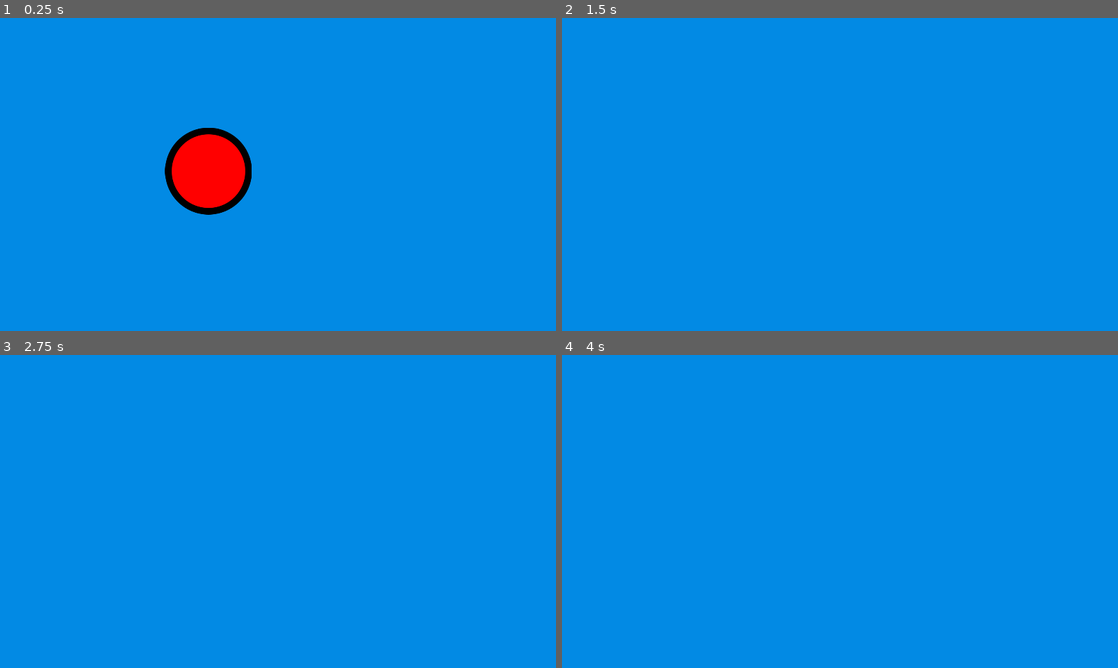
Above: before the commit, frames 1-4 (two rows, left to right).
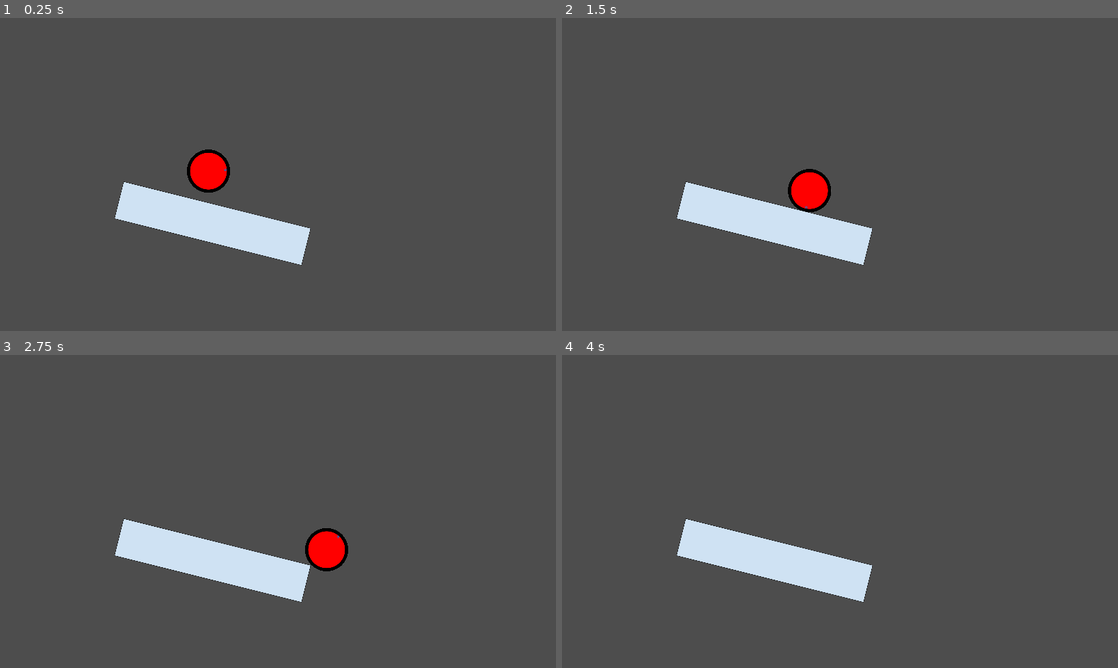
Above: after the commit, the same moments.

Repository: ParkerFunnyman/change
Game: Godot game, scene res://art/node_2d.tscn
Same seed, same stepped clock (60 frames per second), same inputs: the game is played once before the commit and once after it.
Inputs:
- Up to frame 1 (0.25 s): no input
- Up to frame 2 (1.5 s): no input
- Up to frame 3 (2.75 s): no input
- Up to frame 4 (4 s): no input

The runs differ from the first frame. In frame 1, 99% of the frame differs, in the area x 0-100%, y 0-100%; in frame 2, 100%; in frame 3, 100%; in frame 4, 100%.

Commit message:
More physics work.

Diff:
--- a/art/node_2d.tscn
+++ b/art/node_2d.tscn
@@ -1,23 +1,47 @@
-[gd_scene load_steps=4 format=3 uid="uid://c4sgjkbxj4v3d"]
+[gd_scene load_steps=6 format=3 uid="uid://c4sgjkbxj4v3d"]
 
 [ext_resource type="Texture2D" uid="uid://d4kjr1ndoao7t" path="res://art/fluorescentBlue.webp" id="1_2rfae"]
 [ext_resource type="Texture2D" uid="uid://b08drmxee18ch" path="res://art/circle_test.png" id="2_f6d0q"]
+[ext_resource type="Texture2D" uid="uid://ci7yk8i5vjwg3" path="res://art/thisIsARectangle.png" id="3_oixpq"]
 
 [sub_resource type="CircleShape2D" id="CircleShape2D_33778"]
+radius = 152.0
+
+[sub_resource type="RectangleShape2D" id="RectangleShape2D_7jatl"]
+size = Vector2(667, 130)
 
 [node name="Node2D" type="Node2D"]
 
 [node name="TextureRect" type="TextureRect" parent="."]
+visible = false
 offset_right = 1924.0
 offset_bottom = 1104.0
 texture = ExtResource("1_2rfae")
 expand_mode = 2
 
-[node name="RigidBody2D" type="RigidBody2D" parent="."]
+[node name="CoinRigidBody2D" type="RigidBody2D" parent="."]
 position = Vector2(720, 500)
+scale = Vector2(0.5, 0.5)
+mass = 0.006
 
-[node name="Sprite2D" type="Sprite2D" parent="RigidBody2D"]
+[node name="Sprite2D" type="Sprite2D" parent="CoinRigidBody2D"]
+scale = Vector2(0.5, 0.5)
 texture = ExtResource("2_f6d0q")
 
-[node name="CollisionShape2D" type="CollisionShape2D" parent="RigidBody2D"]
+[node name="CollisionShape2D" type="CollisionShape2D" parent="CoinRigidBody2D"]
+scale = Vector2(0.5, 0.5)
 shape = SubResource("CircleShape2D_33778")
+
+[node name="RigidBody2D2" type="RigidBody2D" parent="."]
+rotation = 0.244346
+gravity_scale = 0.0
+lock_rotation = true
+freeze = true
+
+[node name="Sprite2D" type="Sprite2D" parent="RigidBody2D2"]
+position = Vector2(885.902, 510.855)
+texture = ExtResource("3_oixpq")
+
+[node name="CollisionShape2D" type="CollisionShape2D" parent="RigidBody2D2"]
+position = Vector2(886.144, 511.826)
+shape = SubResource("RectangleShape2D_7jatl")
Binary file changed: art/circle_test.png
Binary file added: art/thisIsARectangle.png
Not shown, added: art/thisIsARectangle.png.import
